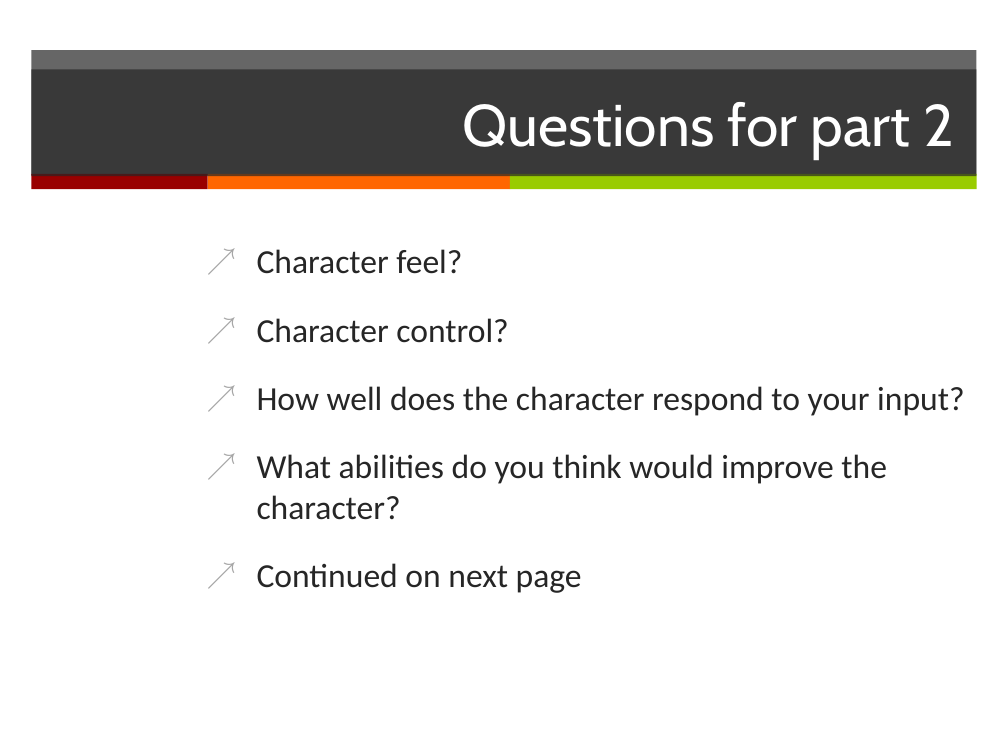
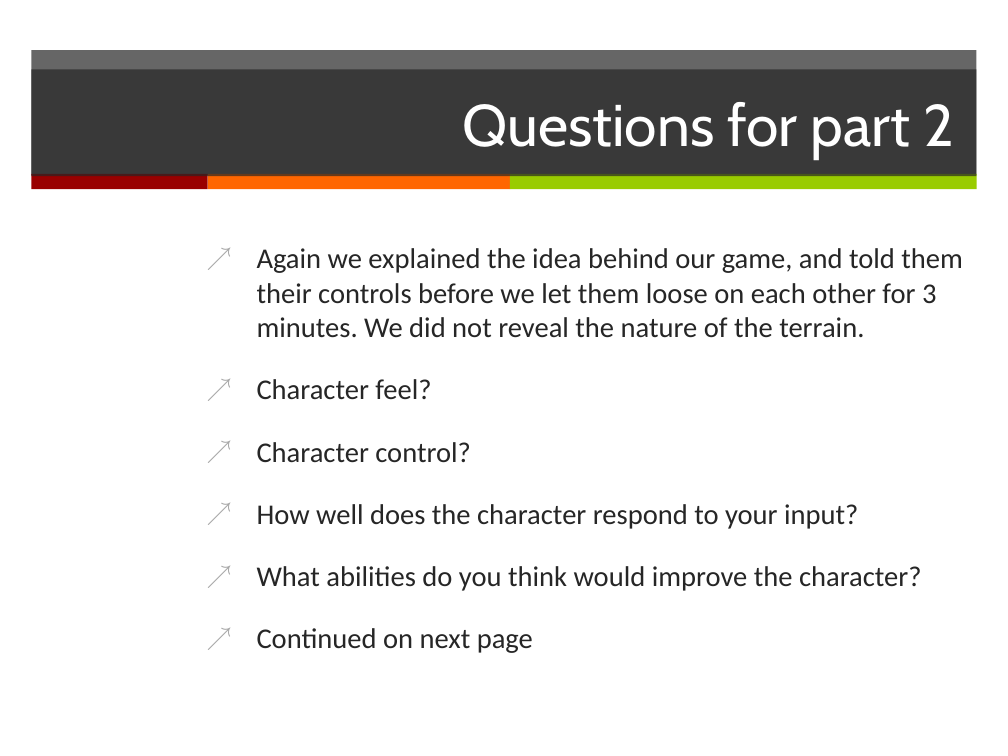
Before and after one commit to JELGT2011/Wizards-Of-Dos, a slide deck: slide 8 of P1.pptx (slide 5 before the commit). Drawn at 1008x756 pixels with LibreOffice and Linux fonts; fonts in the diff are those of the drawing. Boxes give left, top, right and bottom in pixels: in the first picture for what was removed or moved away, otherwise in the second. Text is boxed around its words. In the diff, an @@ line names an element or a change of style, - is before the commit and + after.

```diff
--- a/P1.pptx
+++ b/P1.pptx
@@ text at [257, 248, 963, 338]: paragraph added @@
+↗ Again we explained the idea behind our game, and told them their controls before we let them loose on each other for 3 minutes. We did not reveal the nature of the terrain.
@@ text at [257, 379, 922, 653]: size 24 to 20.4 pt in "Character feel?", "Character control?", "How well does the character respond to ...", "What abilities do you think would improve ..." and 1 more places @@
```
Also in this commit, not shown: 4 other slides changed, 8 slides added.
